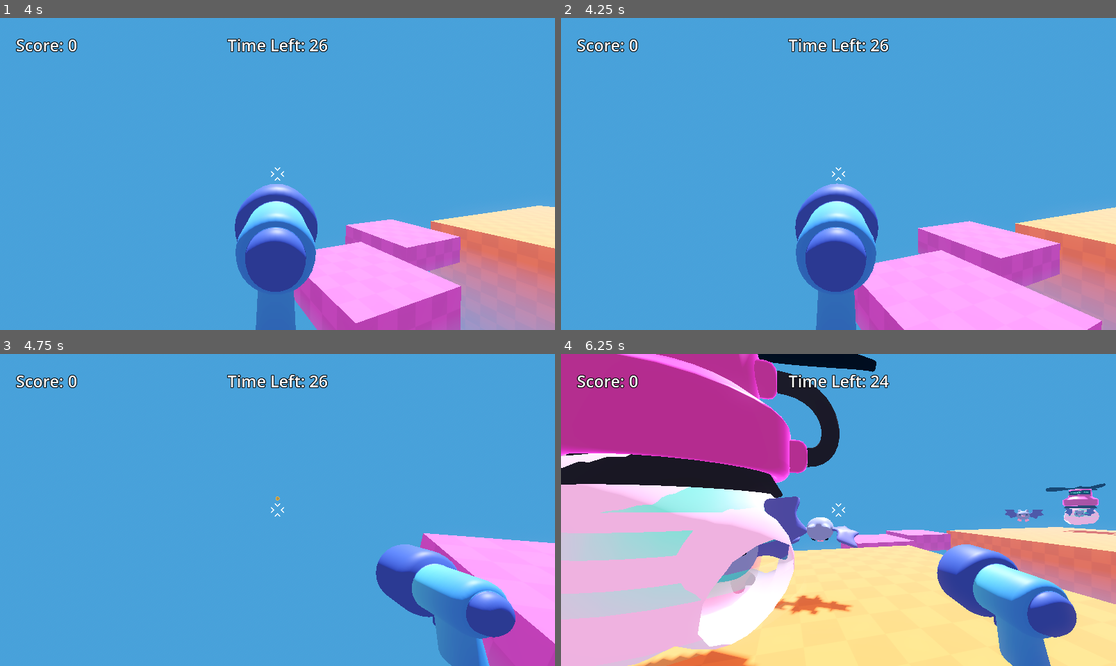
Above: before the commit, frames 1-4 (two rows, left to right).
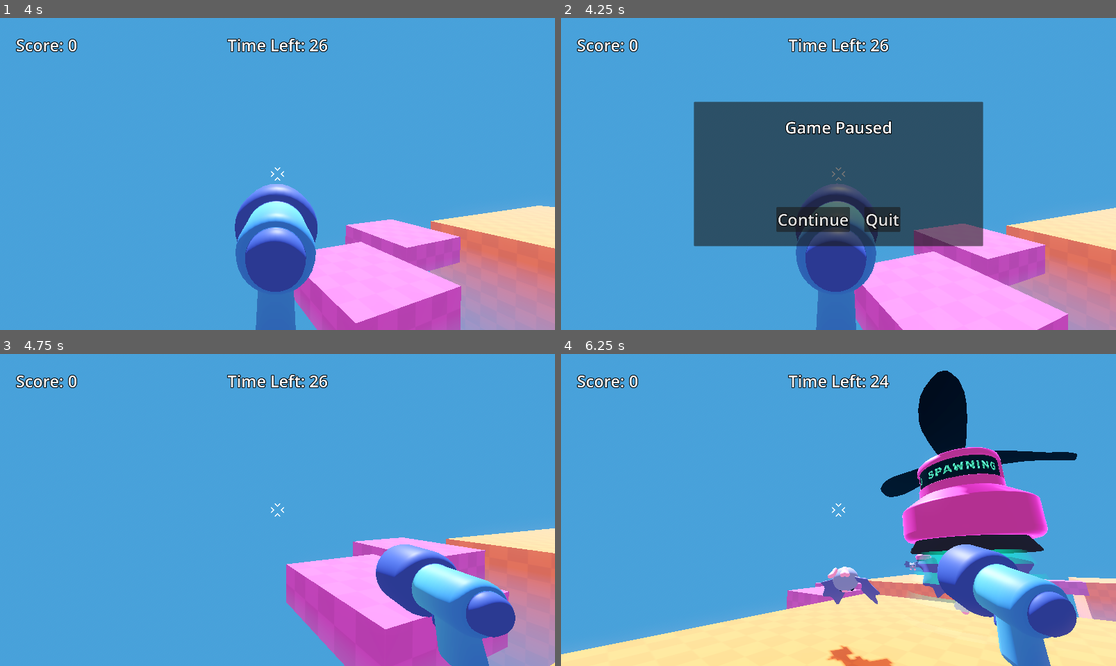
Above: after the commit, the same moments.

Repository: jcarnaxide/first-3d-game
Game: Godot game, scene res://game.tscn
Same seed, same stepped clock (60 frames per second), same inputs: the game is played once before the commit and once after it.
Inputs (mouse positions are in pixels of both pictures, inside the frame that each line leads up to):
- Up to frame 1 (4 s): move the mouse to (305, 174) at 0.52 s; hold Right mouse button (aim) 0.53-1.28 s; hold W (move_forward) from 0.53 s (still down); tap Space (jump) at 0.77, 1.52, 3.02, 3.77 s; move the mouse to (249, 174) at 1.27 s; click (249, 174) at 1.35 s; move the mouse to (288, 167) at 2.02 s; hold Shift (sprint) 2.03-2.78 s; move the mouse to (271, 180) at 2.77 s; tap I at 2.85 s; move the mouse to (316, 177) at 3.52 s; hold Right mouse button (aim) from 3.53 s (still down)
- Up to frame 2 (4.25 s): keep holding W (move_forward); keep holding Right mouse button (aim); tap Escape (ui_cancel) at 4.15 s
- Up to frame 3 (4.75 s): release W (move_forward) at 4.25 s; release Right mouse button (aim) at 4.25 s; click (249, 556) at 4.25 s, where only the run after the commit has a clickable "Continue"
- Up to frame 4 (6.25 s): move the mouse to (672, 463) at 5.02 s; hold A (move_left) 5.03-5.78 s; click (672, 463) at 5.1 s; tap Space (jump) at 5.27 s; move the mouse to (866, 510) at 5.77 s; hold S (move_back) from 5.78 s (still down); hold Shift (sprint) from 5.78 s (still down)

Frame 1 is identical in both runs. In frame 2, 26% of the frame differs, in the area x 23-100%, y 26-100%; in frame 3, 14%; in frame 4, 64%, in the area x 0-100%, y 0-100%.

Commit message:
adde pause menu

Diff:
--- a/first-3d-game/game.gd
+++ b/first-3d-game/game.gd
@@ -5,13 +5,22 @@
 
 @onready var score = %Score
 @onready var remaining_time_label = %RemainingTime
-@onready var panel_container = %PanelContainer
+@onready var game_end_panel = %GameEndPanel
+@onready var pause_menu = %PauseMenu
+
+
+func _unhandled_input(event):
+	if event.is_action_pressed("ui_cancel"):
+		if not get_tree().paused:
+			Input.set_mouse_mode(Input.MOUSE_MODE_VISIBLE)
+			get_tree().paused = true
+			pause_menu.show()
 
 
 func game_won():
+	Input.set_mouse_mode(Input.MOUSE_MODE_VISIBLE)
 	get_tree().paused = true
-	panel_container.show()
-	Input.set_mouse_mode(Input.MOUSE_MODE_VISIBLE)
+	game_end_panel.show()
 
 
 func increase_score():
@@ -49,13 +58,7 @@
 	restart()
 
 
-func _on_timer_timeout():
-	decrement_time()
-
-
-func _on_play_again_button_pressed():
-	restart()
-
-
-func _on_quit_button_pressed():
-	get_tree().quit()
+func _on_pause_menu_unpause():
+	Input.set_mouse_mode(Input.MOUSE_MODE_CAPTURED)
+	get_tree().paused = false
+	pause_menu.hide()
--- a/first-3d-game/game.tscn
+++ b/first-3d-game/game.tscn
@@ -6,6 +6,8 @@
 [ext_resource type="Material" uid="uid://b58aoy53foiwg" path="res://level/bridge.tres" id="3_fc0e3"]
 [ext_resource type="PackedScene" uid="uid://ce0p7i3p5x4gc" path="res://mob/spawner/mob_spawner_3d.tscn" id="4_fc0e3"]
 [ext_resource type="LabelSettings" uid="uid://dqkov36ekhm1y" path="res://hud_label_settings.tres" id="6_ryrav"]
+[ext_resource type="PackedScene" uid="uid://dmfay3jiv8gwk" path="res://ui/game_end_panel.tscn" id="7_eow3j"]
+[ext_resource type="PackedScene" uid="uid://dq4ycurdf66yh" path="res://ui/pause_menu.tscn" id="8_j5wjh"]
 
 [sub_resource type="ProceduralSkyMaterial" id="ProceduralSkyMaterial_feb5d"]
 sky_horizon_color = Color(0.66224277, 0.6717428, 0.6867428, 1)
@@ -151,66 +153,21 @@
 text = "Time Left: 30"
 label_settings = ExtResource("6_ryrav")
 
-[node name="PanelContainer" type="PanelContainer" parent="HUD" unique_id=1902706216]
+[node name="GameEndPanel" parent="HUD" unique_id=1225983843 instance=ExtResource("7_eow3j")]
 unique_name_in_owner = true
 visible = false
-custom_minimum_size = Vector2(1200, 500)
 layout_mode = 1
-anchors_preset = 8
-anchor_left = 0.5
-anchor_top = 0.5
-anchor_right = 0.5
-anchor_bottom = 0.5
-offset_left = -183.0
-offset_top = -83.0
-offset_right = 183.0
-offset_bottom = 83.0
-grow_horizontal = 2
-grow_vertical = 2
 
-[node name="MarginContainer" type="MarginContainer" parent="HUD/PanelContainer" unique_id=2042343579]
-layout_mode = 2
-theme_override_constants/margin_left = 50
-theme_override_constants/margin_top = 50
-theme_override_constants/margin_right = 50
-theme_override_constants/margin_bottom = 50
-
-[node name="VBoxContainer" type="VBoxContainer" parent="HUD/PanelContainer/MarginContainer" unique_id=2144936178]
-layout_mode = 2
-size_flags_horizontal = 4
-
-[node name="Winner" type="Label" parent="HUD/PanelContainer/MarginContainer/VBoxContainer" unique_id=731326029]
-layout_mode = 2
-size_flags_vertical = 2
-text = "You Survived!"
-label_settings = ExtResource("6_ryrav")
-horizontal_alignment = 1
-
-[node name="HBoxContainer" type="HBoxContainer" parent="HUD/PanelContainer/MarginContainer/VBoxContainer" unique_id=506244025]
-process_mode = 3
-layout_mode = 2
-theme_override_constants/separation = 25
-
-[node name="PlayAgainButton" type="Button" parent="HUD/PanelContainer/MarginContainer/VBoxContainer/HBoxContainer" unique_id=1008560955]
-layout_mode = 2
-size_flags_vertical = 10
-theme_override_colors/font_outline_color = Color(0, 0, 0, 1)
-theme_override_constants/outline_size = 10
-theme_override_font_sizes/font_size = 56
-text = "Play Again?"
-
-[node name="QuitButton" type="Button" parent="HUD/PanelContainer/MarginContainer/VBoxContainer/HBoxContainer" unique_id=770200120]
-layout_mode = 2
-theme_override_colors/font_outline_color = Color(0, 0, 0, 1)
-theme_override_constants/outline_size = 10
-theme_override_font_sizes/font_size = 56
-text = "Quit"
+[node name="PauseMenu" parent="HUD" unique_id=1855610447 instance=ExtResource("8_j5wjh")]
+unique_name_in_owner = true
+visible = false
+layout_mode = 1
 
 [node name="Area3D" type="Area3D" parent="." unique_id=1910478545]
+transform = Transform3D(1, 0, 0, 0, 1, 0, 0, 0, 1, 0, -5, 0)
 collision_layer = 0
 
 [node name="CollisionShape3D" type="CollisionShape3D" parent="Area3D" unique_id=1808896462]
-transform = Transform3D(1, 0, 0, 0, 1, 0, 0, 0, 1, 0, -1.8049114, 0)
 shape = SubResource("WorldBoundaryShape3D_7jktm")
 
 [node name="Timer" type="Timer" parent="." unique_id=1869426481]
@@ -219,7 +176,7 @@
 [connection signal="mob_spawned" from="MobSpawner3D" to="." method="_on_mob_spawner_3d_mob_spawned"]
 [connection signal="mob_spawned" from="MobSpawner3D2" to="." method="_on_mob_spawner_3d_mob_spawned"]
 [connection signal="mob_spawned" from="MobSpawner3D3" to="." method="_on_mob_spawner_3d_mob_spawned"]
-[connection signal="pressed" from="HUD/PanelContainer/MarginContainer/VBoxContainer/HBoxContainer/PlayAgainButton" to="." method="_on_play_again_button_pressed"]
-[connection signal="pressed" from="HUD/PanelContainer/MarginContainer/VBoxContainer/HBoxContainer/QuitButton" to="." method="_on_quit_button_pressed"]
+[connection signal="play_again" from="HUD/GameEndPanel" to="." method="restart"]
+[connection signal="unpause" from="HUD/PauseMenu" to="." method="_on_pause_menu_unpause"]
 [connection signal="body_entered" from="Area3D" to="." method="_on_area_3d_body_entered"]
-[connection signal="timeout" from="Timer" to="." method="_on_timer_timeout"]
+[connection signal="timeout" from="Timer" to="." method="decrement_time"]
--- a/first-3d-game/player/player.gd
+++ b/first-3d-game/player/player.gd
@@ -7,25 +7,19 @@
 	Input.set_mouse_mode(Input.MOUSE_MODE_CAPTURED)
 
 
-func _unhandled_input(event):
-	if event is InputEventMouseMotion:
-		rotation_degrees.y -= event.relative.x * 0.3 * MOUSE_SENSITIVITY
-		%Camera3D.rotation_degrees.x -= event.relative.y * 0.2 * MOUSE_SENSITIVITY
-		%Camera3D.rotation_degrees.x = clamp(
-			%Camera3D.rotation_degrees.x, -60.0, 60.0
-		)
-	elif event.is_action_pressed("ui_cancel"):
-		Input.set_mouse_mode(Input.MOUSE_MODE_VISIBLE)
-
-
 func _physics_process(delta):
 	var speed = 8 if Input.is_action_pressed("sprint") else 5.5
 
 	var input_direction_2D = Input.get_vector(
-		"move_left", "move_right", "move_forward", "move_back"
+		"move_left",
+		"move_right",
+		"move_forward",
+		"move_back",
 	)
 	var input_direction_3D = Vector3(
-		input_direction_2D.x, 0.0, input_direction_2D.y
+		input_direction_2D.x,
+		0.0,
+		input_direction_2D.y,
 	)
 	var direction = transform.basis * input_direction_3D
 
@@ -46,8 +40,19 @@
 	%gun_model.global_transform = lerp(
 		%gun_model.global_transform,
 		%AimedGunPosition.global_transform if Input.is_action_pressed("aim") else %HipGunPosition.global_transform,
-		0.2
+		0.2,
 	)
+
+
+func _unhandled_input(event):
+	if event is InputEventMouseMotion:
+		rotation_degrees.y -= event.relative.x * 0.3 * MOUSE_SENSITIVITY
+		%Camera3D.rotation_degrees.x -= event.relative.y * 0.2 * MOUSE_SENSITIVITY
+		%Camera3D.rotation_degrees.x = clamp(
+			%Camera3D.rotation_degrees.x,
+			-60.0,
+			60.0,
+		)
 
 
 func shoot_bullet():
--- /dev/null
+++ b/first-3d-game/ui/game_end_panel.gd
@@ -0,0 +1,11 @@
+extends Control
+
+signal play_again
+
+
+func _on_play_again_pressed():
+	play_again.emit()
+
+
+func _on_quit_pressed():
+	get_tree().quit()
--- /dev/null
+++ b/first-3d-game/ui/game_end_panel.tscn
@@ -0,0 +1,70 @@
+[gd_scene format=3 uid="uid://dmfay3jiv8gwk"]
+
+[ext_resource type="Script" uid="uid://bdf6hk8vsywl8" path="res://ui/game_end_panel.gd" id="1_2fsex"]
+[ext_resource type="LabelSettings" uid="uid://dqkov36ekhm1y" path="res://hud_label_settings.tres" id="1_6027o"]
+
+[node name="GameEndPanel" type="Control" unique_id=1225983843]
+process_mode = 2
+layout_mode = 3
+anchors_preset = 15
+anchor_right = 1.0
+anchor_bottom = 1.0
+grow_horizontal = 2
+grow_vertical = 2
+mouse_filter = 2
+script = ExtResource("1_2fsex")
+
+[node name="PanelContainer" type="PanelContainer" parent="." unique_id=301453933]
+custom_minimum_size = Vector2(1200, 500)
+layout_mode = 1
+anchors_preset = 8
+anchor_left = 0.5
+anchor_top = 0.5
+anchor_right = 0.5
+anchor_bottom = 0.5
+offset_left = -600.0
+offset_top = -250.0
+offset_right = 600.0
+offset_bottom = 250.0
+grow_horizontal = 2
+grow_vertical = 2
+
+[node name="MarginContainer" type="MarginContainer" parent="PanelContainer" unique_id=1955883218]
+layout_mode = 2
+theme_override_constants/margin_left = 50
+theme_override_constants/margin_top = 50
+theme_override_constants/margin_right = 50
+theme_override_constants/margin_bottom = 50
+
+[node name="VBoxContainer" type="VBoxContainer" parent="PanelContainer/MarginContainer" unique_id=1389622715]
+layout_mode = 2
+size_flags_horizontal = 4
+
+[node name="Winner" type="Label" parent="PanelContainer/MarginContainer/VBoxContainer" unique_id=278891496]
+layout_mode = 2
+size_flags_vertical = 2
+text = "You Survived!"
+label_settings = ExtResource("1_6027o")
+horizontal_alignment = 1
+
+[node name="HBoxContainer" type="HBoxContainer" parent="PanelContainer/MarginContainer/VBoxContainer" unique_id=793989951]
+layout_mode = 2
+theme_override_constants/separation = 25
+
+[node name="PlayAgain" type="Button" parent="PanelContainer/MarginContainer/VBoxContainer/HBoxContainer" unique_id=1946276876]
+layout_mode = 2
+size_flags_vertical = 10
+theme_override_colors/font_outline_color = Color(0, 0, 0, 1)
+theme_override_constants/outline_size = 10
+theme_override_font_sizes/font_size = 56
+text = "Play Again?"
+
+[node name="Quit" type="Button" parent="PanelContainer/MarginContainer/VBoxContainer/HBoxContainer" unique_id=1344486212]
+layout_mode = 2
+theme_override_colors/font_outline_color = Color(0, 0, 0, 1)
+theme_override_constants/outline_size = 10
+theme_override_font_sizes/font_size = 56
+text = "Quit"
+
+[connection signal="pressed" from="PanelContainer/MarginContainer/VBoxContainer/HBoxContainer/PlayAgain" to="." method="_on_play_again_pressed"]
+[connection signal="pressed" from="PanelContainer/MarginContainer/VBoxContainer/HBoxContainer/Quit" to="." method="_on_quit_pressed"]
--- /dev/null
+++ b/first-3d-game/ui/pause_menu.gd
@@ -0,0 +1,11 @@
+extends Control
+
+signal unpause
+
+
+func _on_continue_pressed():
+	unpause.emit()
+
+
+func _on_quit_pressed():
+	get_tree().quit()
--- /dev/null
+++ b/first-3d-game/ui/pause_menu.tscn
@@ -0,0 +1,70 @@
+[gd_scene format=3 uid="uid://dq4ycurdf66yh"]
+
+[ext_resource type="LabelSettings" uid="uid://dqkov36ekhm1y" path="res://hud_label_settings.tres" id="1_50142"]
+[ext_resource type="Script" uid="uid://wue8rudar6qb" path="res://ui/pause_menu.gd" id="1_ejwgg"]
+
+[node name="PauseMenu" type="Control" unique_id=1855610447]
+process_mode = 2
+layout_mode = 3
+anchors_preset = 15
+anchor_right = 1.0
+anchor_bottom = 1.0
+grow_horizontal = 2
+grow_vertical = 2
+mouse_filter = 2
+script = ExtResource("1_ejwgg")
+
+[node name="PanelContainer" type="PanelContainer" parent="." unique_id=535872327]
+custom_minimum_size = Vector2(1000, 500)
+layout_mode = 1
+anchors_preset = 8
+anchor_left = 0.5
+anchor_top = 0.5
+anchor_right = 0.5
+anchor_bottom = 0.5
+offset_left = -500.0
+offset_top = -250.0
+offset_right = 500.0
+offset_bottom = 250.0
+grow_horizontal = 2
+grow_vertical = 2
+
+[node name="MarginContainer" type="MarginContainer" parent="PanelContainer" unique_id=1997972243]
+layout_mode = 2
+theme_override_constants/margin_left = 50
+theme_override_constants/margin_top = 50
+theme_override_constants/margin_right = 50
+theme_override_constants/margin_bottom = 50
+
+[node name="VBoxContainer" type="VBoxContainer" parent="PanelContainer/MarginContainer" unique_id=1502348199]
+layout_mode = 2
+
+[node name="Label" type="Label" parent="PanelContainer/MarginContainer/VBoxContainer" unique_id=1072524498]
+layout_mode = 2
+size_flags_vertical = 2
+text = "Game Paused"
+label_settings = ExtResource("1_50142")
+horizontal_alignment = 1
+
+[node name="HBoxContainer" type="HBoxContainer" parent="PanelContainer/MarginContainer/VBoxContainer" unique_id=1729790864]
+layout_mode = 2
+size_flags_horizontal = 4
+size_flags_vertical = 10
+theme_override_constants/separation = 50
+
+[node name="Continue" type="Button" parent="PanelContainer/MarginContainer/VBoxContainer/HBoxContainer" unique_id=1554548445]
+layout_mode = 2
+theme_override_colors/font_outline_color = Color(0, 0, 0, 1)
+theme_override_constants/outline_size = 10
+theme_override_font_sizes/font_size = 56
+text = "Continue"
+
+[node name="Quit" type="Button" parent="PanelContainer/MarginContainer/VBoxContainer/HBoxContainer" unique_id=2015652767]
+layout_mode = 2
+theme_override_colors/font_outline_color = Color(0, 0, 0, 1)
+theme_override_constants/outline_size = 10
+theme_override_font_sizes/font_size = 56
+text = "Quit"
+
+[connection signal="pressed" from="PanelContainer/MarginContainer/VBoxContainer/HBoxContainer/Continue" to="." method="_on_continue_pressed"]
+[connection signal="pressed" from="PanelContainer/MarginContainer/VBoxContainer/HBoxContainer/Quit" to="." method="_on_quit_pressed"]
Not shown, added: first-3d-game/ui/game_end_panel.gd.uid
Not shown, added: first-3d-game/ui/pause_menu.gd.uid
